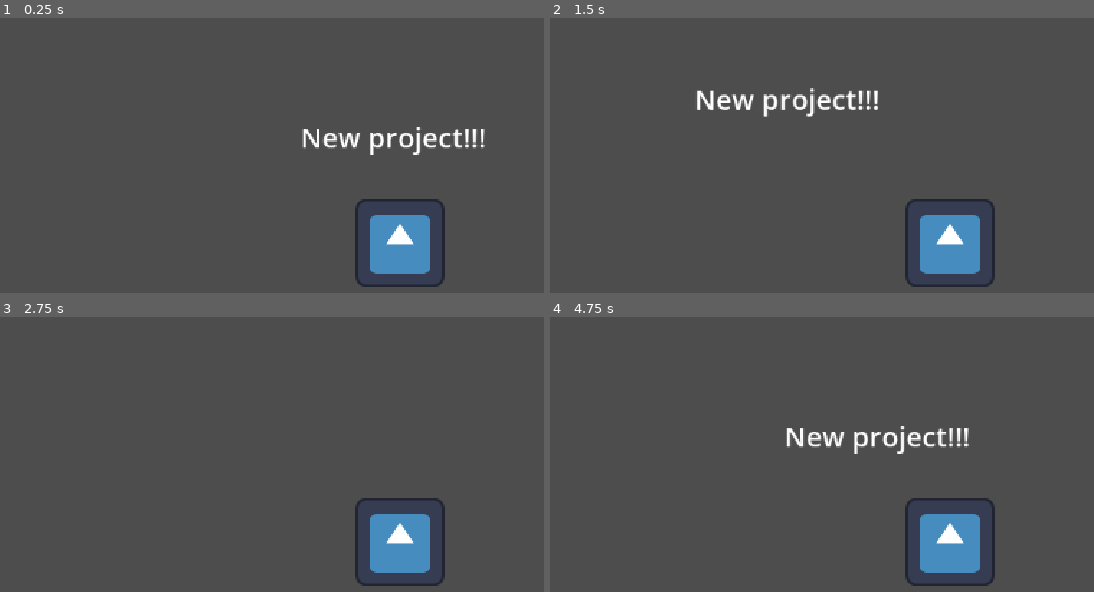
Above: before the commit, frames 1-4 (two rows, left to right).
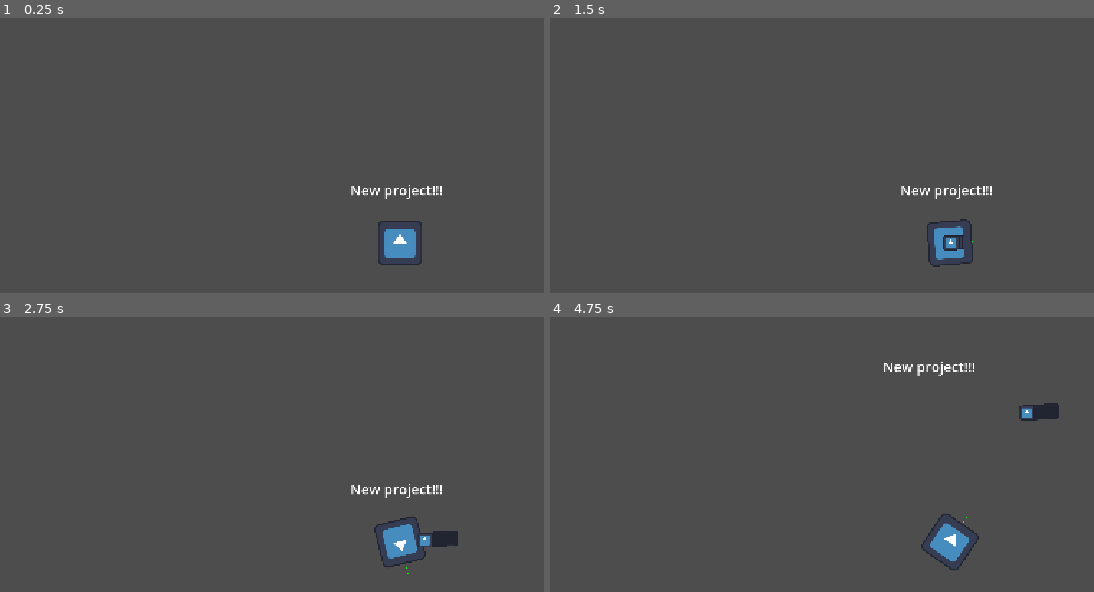
Above: after the commit, the same moments.

Repository: aguilardo/terra-project
Game: Godot game, scene res://main.tscn
The game is run twice, just before and just after one commit, with the same random seed, the same clock (stepped at 60 frames per second) and the same inputs. Before the commit the project has no main scene; this scene is started directly in both runs. The engine's default icon, where the game draws it, is replaced by a stand-in: a white triangle on a blue panel in a dark square.
Inputs (mouse positions are in pixels of both pictures, inside the frame that each line leads up to):
- Up to frame 1 (0.25 s): no input
- Up to frame 2 (1.5 s): tap Enter at 0.5 s; move the mouse to (outside the picture) at 0.52 s; hold D (right) 0.53-1.28 s; tap Alt at 0.6 s; click (outside the picture) at 0.67 s; move the mouse to (789, 265) at 1.27 s; hold S (down) from 1.28 s (still down); tap Shift at 1.35 s
- Up to frame 3 (2.75 s): move the mouse to (478, 443) at 2.02 s; release S (down) at 2.03 s; hold D (right) from 2.03 s (still down); tap Alt at 2.1 s
- Up to frame 4 (4.75 s): move the mouse to (outside the picture) at 2.77 s; release D (right) at 2.78 s; hold W (up) 2.78-3.53 s; tap Shift at 2.85, 4.35 s; click (outside the picture) at 2.92 s; move the mouse to (outside the picture) at 3.52 s; hold A (left) from 3.53 s (still down); tap Alt at 3.6 s; move the mouse to (707, 473) at 4.27 s

The runs differ from the first frame. In frame 1, 4.0% of the frame differs, in the area x 55-90%, y 39-98%; in frame 2, 4.2%; in frame 3, 3.1%; in frame 4, 4.5%, in the area x 43-94%, y 16-98%.

Commit message:
movement and bullets

Diff:
--- /dev/null
+++ b/bullet.gd
@@ -0,0 +1,11 @@
+extends Area2D
+
+@export var SPEED = 100.0
+var DIRECTION = Vector2.UP
+
+func _ready() -> void:
+	get_tree().create_timer(5.0).timeout.connect(func(): queue_free())
+
+# Called every frame. 'delta' is the elapsed time since the previous frame.
+func _process(delta: float) -> void:
+	position += SPEED * DIRECTION * delta
--- /dev/null
+++ b/bullet.tscn
@@ -0,0 +1,17 @@
+[gd_scene format=3 uid="uid://crr688f2l8uyi"]
+
+[ext_resource type="Texture2D" uid="uid://cxm07f6jipqka" path="res://icon.svg" id="1_v7oki"]
+[ext_resource type="Script" uid="uid://cib5qtpsyab5i" path="res://bullet.gd" id="1_v8qja"]
+
+[sub_resource type="CircleShape2D" id="CircleShape2D_drrr6"]
+radius = 17.720045
+
+[node name="Bullet" type="Area2D" unique_id=783374836]
+script = ExtResource("1_v8qja")
+
+[node name="Sprite2D" type="Sprite2D" parent="." unique_id=435825166]
+scale = Vector2(0.328125, 0.328125)
+texture = ExtResource("1_v7oki")
+
+[node name="CollisionShape2D" type="CollisionShape2D" parent="." unique_id=682634585]
+shape = SubResource("CircleShape2D_drrr6")
--- a/main.tscn
+++ b/main.tscn
@@ -16,3 +16,5 @@
 
 [node name="player" parent="." unique_id=673415167 instance=ExtResource("1_ig7tw")]
 position = Vector2(582, 348)
+ACCELERATION = 1000.0
+FRICTION = 200.0
--- a/player.tscn
+++ b/player.tscn
@@ -2,12 +2,14 @@
 
 [ext_resource type="Script" uid="uid://bkggq0xipo8nk" path="res://playerMovement.gd" id="1_i3pqv"]
 [ext_resource type="Texture2D" uid="uid://cxm07f6jipqka" path="res://icon.svg" id="1_onrkg"]
+[ext_resource type="PackedScene" uid="uid://crr688f2l8uyi" path="res://bullet.tscn" id="2_i3pqv"]
 
 [sub_resource type="CircleShape2D" id="CircleShape2D_drrr6"]
 radius = 57.00877
 
 [node name="player" type="CharacterBody2D" unique_id=673415167]
 script = ExtResource("1_i3pqv")
+bullet_scene = ExtResource("2_i3pqv")
 
 [node name="Sprite2D" type="Sprite2D" parent="." unique_id=1170131284]
 texture = ExtResource("1_onrkg")
@@ -16,3 +18,4 @@
 shape = SubResource("CircleShape2D_drrr6")
 
 [node name="Camera2D" type="Camera2D" parent="." unique_id=688009344]
+zoom = Vector2(0.5, 0.5)
--- a/playerMovement.gd
+++ b/playerMovement.gd
@@ -2,24 +2,35 @@
 
 
 @export var SPEED = 300.0
+@export var ACCELERATION = 500.0
+@export var FRICTION = 100.0
+@export var ROTATION_SPEED = 2.0
+@export var bullet_scene: PackedScene
 
-var velocity_custom : Vector2 = Vector2.ZERO
 
 func _physics_process(delta: float) -> void:
 
-	velocity = velocity_custom
+	var direction_x := Input.get_axis("left", "right")
+	rotation += ROTATION_SPEED * delta * direction_x
+
+	var move_dir = Vector2.UP.rotated(rotation) * SPEED * delta
+	if Input.is_action_pressed("up"):
+
+		velocity += move_dir
+	#direction_y = -direction_y
+	#if direction_y != 0.0:
+		#velocity.y = move_toward(velocity.y, direction_y * SPEED, ACCELERATION * delta)
+	#else:
+		#velocity.y = move_toward(velocity.y, 0, FRICTION * delta)
+
+	if Input.is_action_pressed("down"):
+		var bullet = bullet_scene.instantiate()
+		bullet.position = position
+		bullet.DIRECTION = Vector2.UP.rotated(rotation)
+		get_tree().current_scene.add_child(bullet)
+
 	move_and_slide()
+	queue_redraw()
 
-func _process(delta: float) -> void:
-	var direction_x := Input.get_axis("left", "right")
-	if direction_x:
-		velocity_custom.x = direction_x * SPEED
-	else:
-		velocity_custom.x = move_toward(velocity.x, 0, SPEED)
-
-	var direction_y := Input.get_axis("down", "up")
-	direction_y = -direction_y
-	if direction_y:
-		velocity_custom.y = direction_y * SPEED
-	else:
-		velocity_custom.y = move_toward(velocity.y, 0, SPEED)
+func _draw():
+	draw_line(Vector2(0, 0), Vector2.UP * 100, Color.GREEN, 1.0)
--- a/project.godot
+++ b/project.godot
@@ -11,6 +11,7 @@
 [application]
 
 config/name="Terra-Project"
+run/main_scene="uid://cke2b101p6fer"
 config/features=PackedStringArray("4.7", "Forward Plus")
 config/icon="res://icon.svg"
 
Not shown, added: bullet.gd.uid
